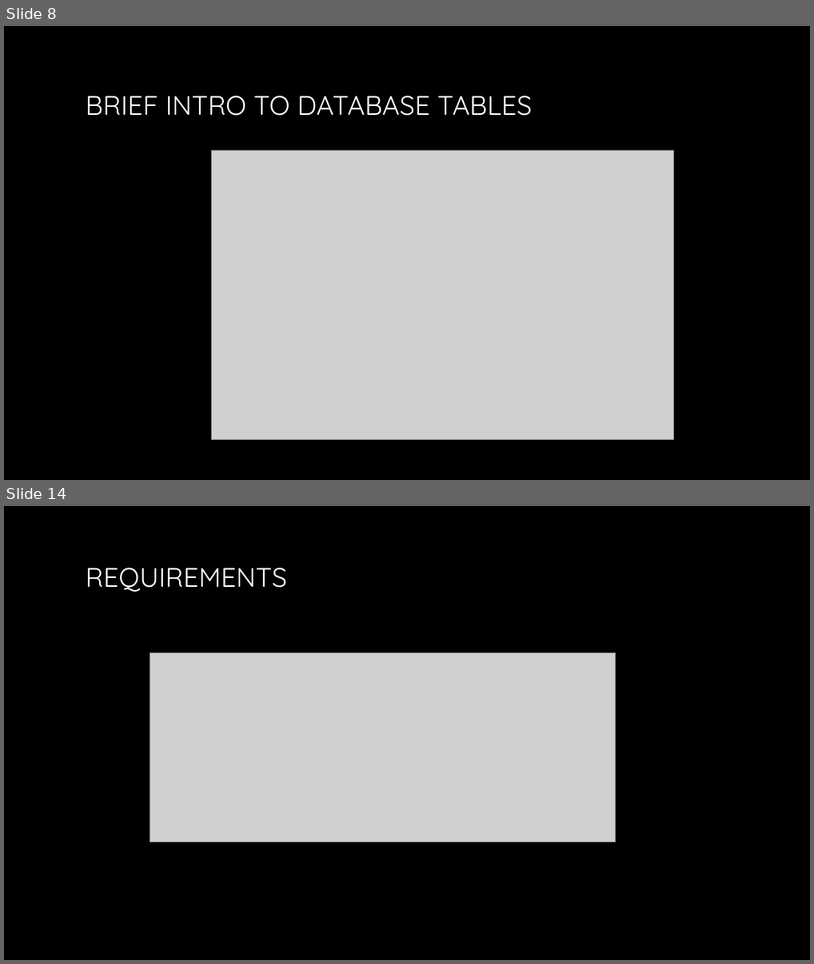
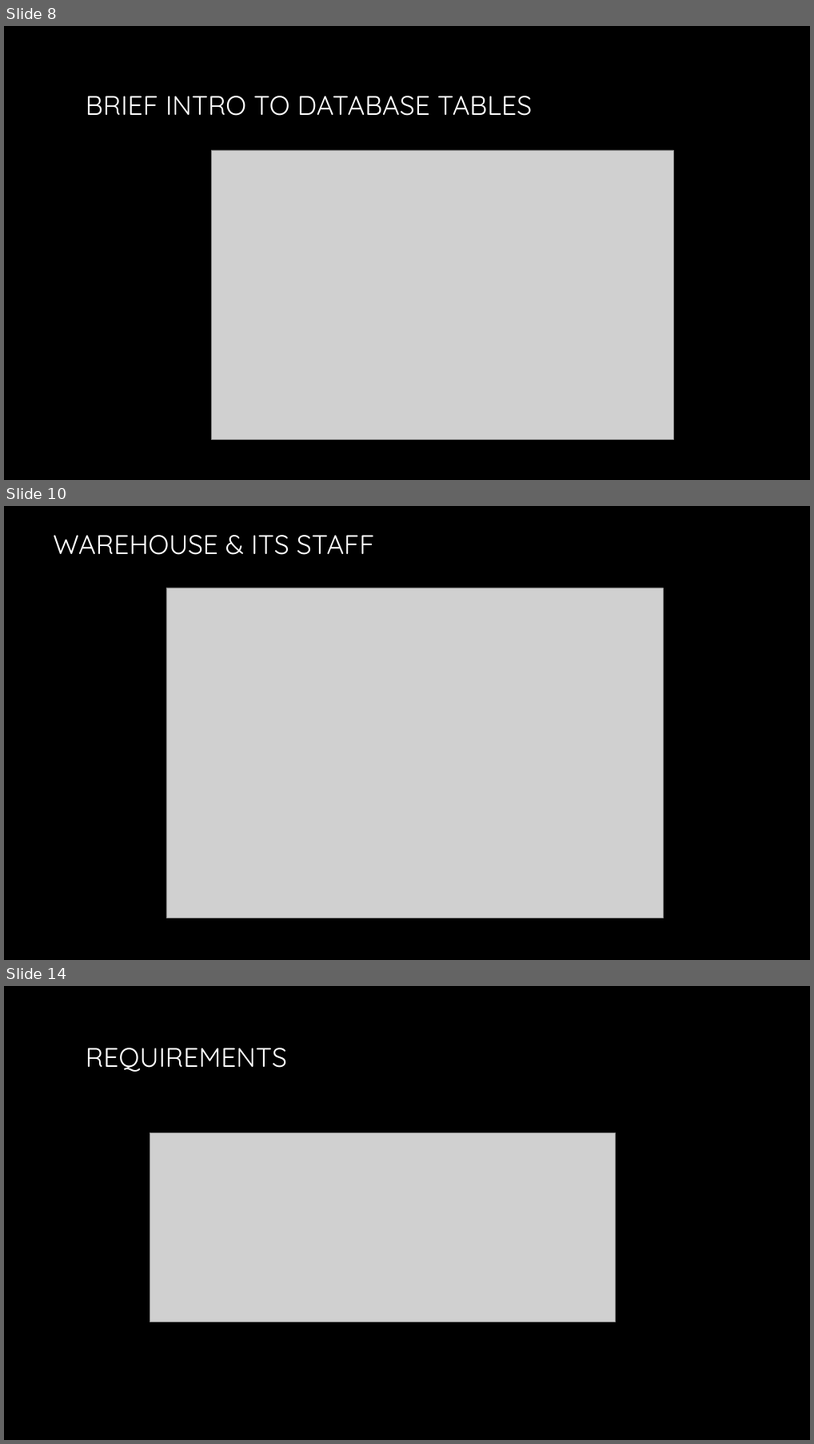
Before and after one commit to InanisV/DB_PRO, a slide deck: new-retailing chain store management and sales.pptx. Shown one above the other, each under a label of ours: slides 8 and 14 before the commit, slides 8, 10 and 14 after it; the slides between them are not shown. The pictures are 814x964 and 814x1444 pixels, drawn with LibreOffice and Linux fonts; fonts in the diff are those of the drawing; grey boxes stand for pictures; background and template pictures are left out. Boxes give left, top, right and bottom in pixels: in the first picture for what was removed or moved away, otherwise in the second. Text is boxed around its words. In the diff, an @@ line names an element or a change of style, - is before the commit and + after.

```diff
--- a/new-retailing chain store management and sales.pptx
+++ b/new-retailing chain store management and sales.pptx
@@ slide 10 added at <box>4,506,810,960</box>, background picture (left out) @@
@@ text added at <box>53,535,374,555</box>, 32 pt, text gradient #FFFFFF to #A6A6A6 @@
+WAREHOUSE & ITS STAFF
@@ picture added at <box>166,588,663,918</box> @@
```
Also in this commit, not shown: 1 slide changed, 3 other slides added, 4 slides removed, 5 other files.
